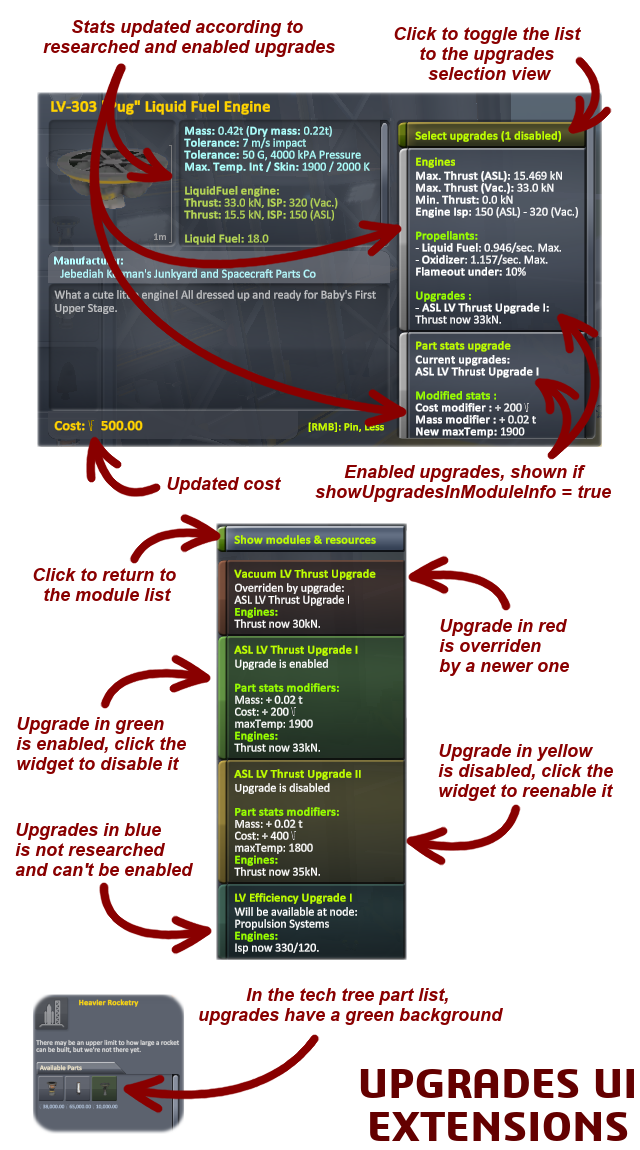
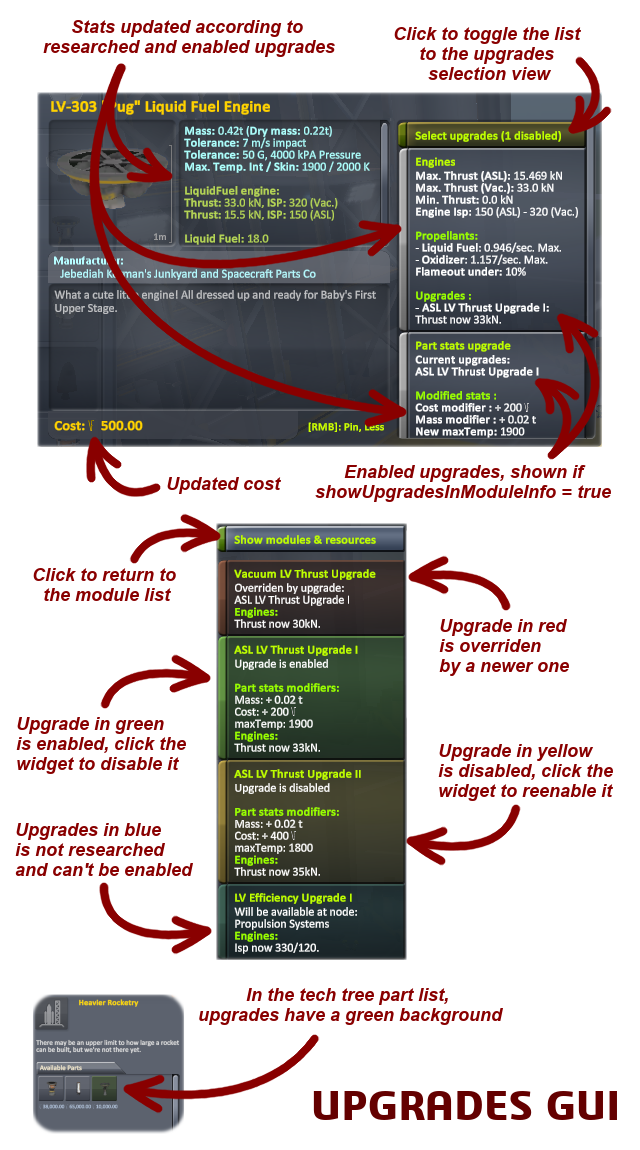
Layered file, before and after one edit (640×1150). Changes by layer:
renamed "UPGRADES UI ..." to "UPGRADES GUI", painted on it over box(313, 1069, 634, 1141)
